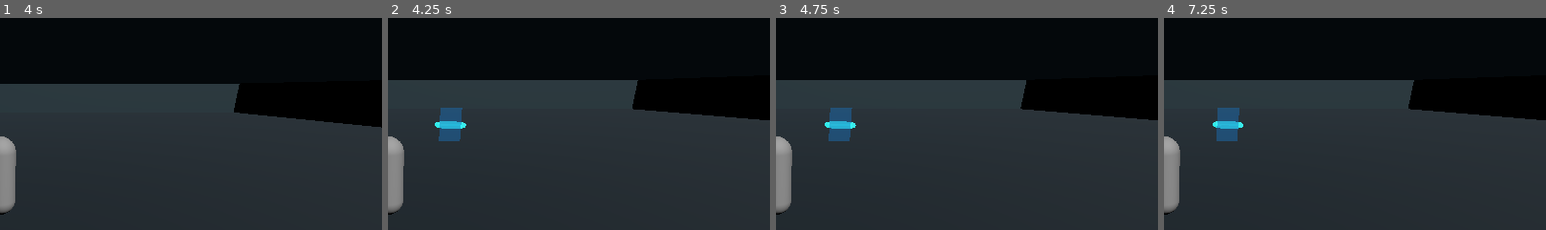
Above: before the commit, frames 1-4 (left to right).
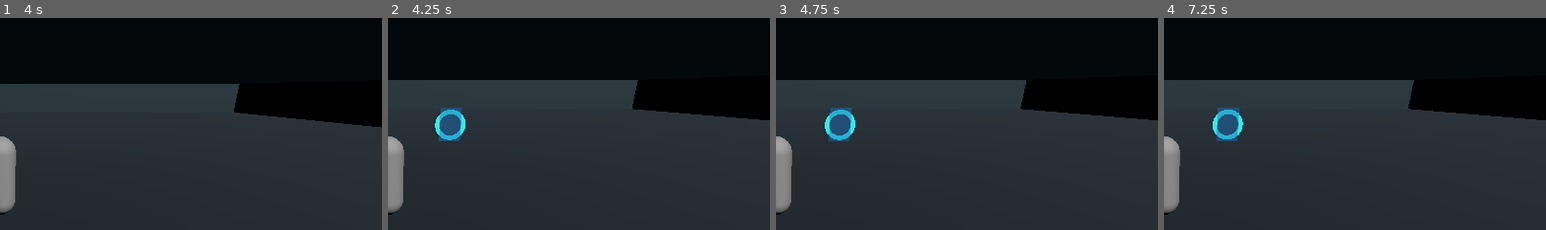
Above: after the commit, the same moments.

Repository: qaqp980520-prog/2126-Survival
Game: Godot game, scene res://prototypes/BackroomsPortalPlayground.tscn
Two runs of this game, one before a commit and one after it. Both use one fixed random seed, a clock stepped at 60 frames per second and the inputs below.
Inputs (mouse positions are % of the whole screen's width and height, from its top left):
- Up to frame 1 (4 s): tap Enter at 0.5, 3.5 s; move the mouse to (72, 44) at 0.52 s; hold D 0.53-1.25 s; hold R 0.53-1.25 s; click (72, 44) at 0.67 s; tap Space at 0.77, 2, 3.77 s; drag from (30, 54) to (45, 70) at 1.27 s; move the mouse to (60, 27) at 2.02 s; hold D 2.03-2.75 s; tap B at 2.1 s; drag from (45, 70) to (20, 34) at 2.77 s; move the mouse to (80, 65) at 3.52 s; hold A from 3.53 s (still down); tap H at 3.6 s
- Up to frame 2 (4.25 s): keep holding A
- Up to frame 3 (4.75 s): release A at 4.25 s; drag from (20, 34) to (35, 24) at 4.27 s
- Up to frame 4 (7.25 s): tap Space at 5, 6.77 s; move the mouse to (55, 49) at 5.02 s; hold S 5.03-5.75 s; tap E at 5.1 s; click (55, 49) at 5.17 s; drag from (35, 24) to (30, 54) at 5.77 s; tap Enter at 6.5 s; move the mouse to (72, 44) at 6.52 s; hold W from 6.53 s (still down); tap Keypad Enter at 6.6 s
The pictures show only the part of the screen within x 50-100%, y 16-66%; the shares and areas given below are measured in that part.

Frame 1 is identical in both runs. In frame 2, 0.6% of the frame differs, in the area x 12-21%, y 43-58%; in frame 3, 0.6%; in frame 4, 0.6%.

Commit message:
Preserve the portal ring's vertical orientation

Diff:
--- a/systems/BackroomsPortalVisual.tscn
+++ b/systems/BackroomsPortalVisual.tscn
@@ -32,7 +32,7 @@
 script = ExtResource("1_portal_script")
 
 [node name="PortalRing" type="MeshInstance3D" parent="."]
-rotation = Vector3(0, 0, 0)
+rotation = Vector3(1.5708, 0, 0)
 mesh = SubResource("PortalRingMesh")
 surface_material_override/0 = SubResource("PortalRingMaterial")
 
